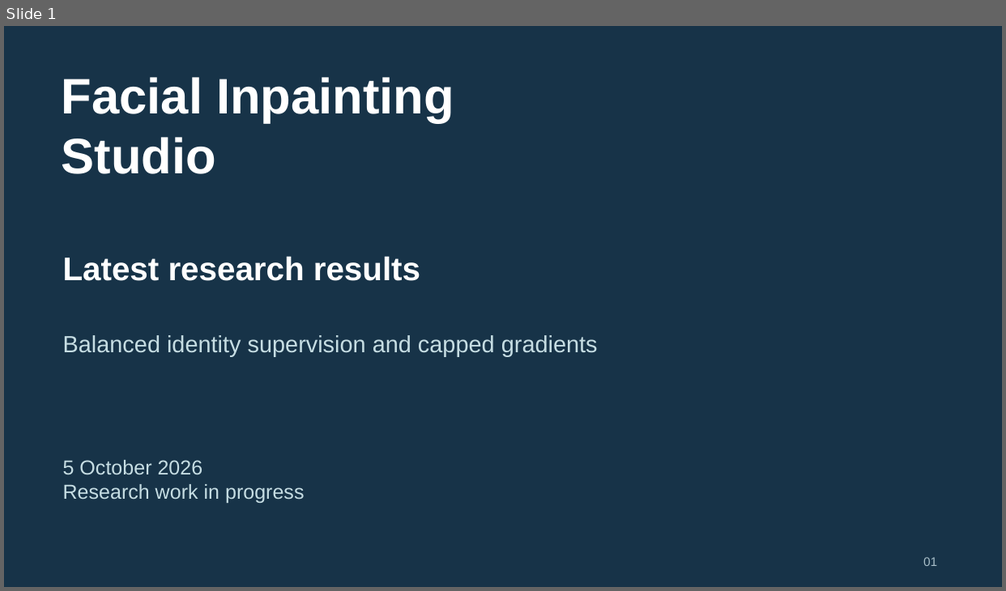
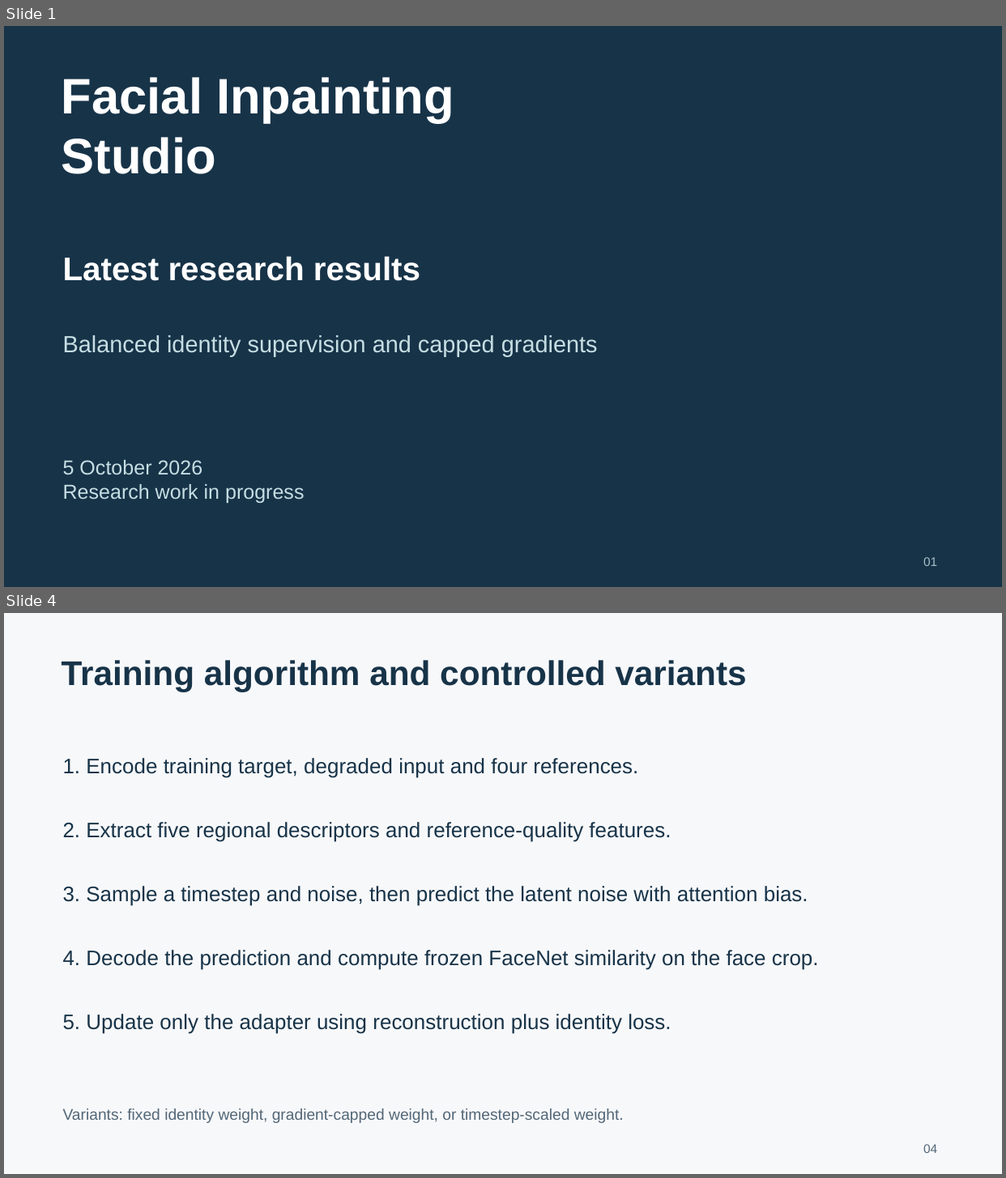
Before and after one commit to rehaan1603/facial-inpainting-studio, a slide deck: presentations/Facial_Inpainting_Results_2026-10-05.pptx. Shown one above the other, each under a label of ours: slide 1 before the commit, slides 1 and 4 after it; the slides between them are not shown. The pictures are 1006x591 and 1006x1178 pixels, drawn with LibreOffice and Linux fonts; fonts in the diff are those of the drawing. Boxes give left, top, right and bottom in pixels: in the first picture for what was removed or moved away, otherwise in the second. Text is boxed around its words. In the diff, an @@ line names an element or a change of style, - is before the commit and + after.

```diff
--- a/presentations/Facial_Inpainting_Results_2026-10-05.pptx
+++ b/presentations/Facial_Inpainting_Results_2026-10-05.pptx
@@ slide 4 added at <box>4,613,1002,1174</box>, background #F7F8FA @@
@@ text added at <box>62,660,746,692</box>, 33 pt, text #173348, bold @@
+Training algorithm and controlled variants
@@ text added at <box>63,758,638,778</box>, 20.2 pt, text #173348 @@
+1. Encode training target, degraded input and four references.
@@ text added at <box>63,822,671,842</box>, 20.2 pt, text #173348 @@
+2. Extract five regional descriptors and reference-quality features.
@@ text added at <box>63,886,808,906</box>, 20.2 pt, text #173348 @@
+3. Sample a timestep and noise, then predict the latent noise with attention bias.
@@ text added at <box>63,950,819,970</box>, 20.2 pt, text #173348 @@
+4. Decode the prediction and compute frozen FaceNet similarity on the face crop.
@@ text added at <box>63,1014,671,1034</box>, 20.2 pt, text #173348 @@
+5. Update only the adapter using reconstruction plus identity loss.
@@ text added at <box>63,1109,624,1123</box>, 15 pt, text #536777 @@
+Variants: fixed identity weight, gradient-capped weight, or timestep-scaled weight.
@@ text added at <box>923,1144,937,1153</box>, 12 pt, text #536777 @@
+04
```
Also in this commit, not shown: 13 slides changed, 5 other slides added, 1 other file.
